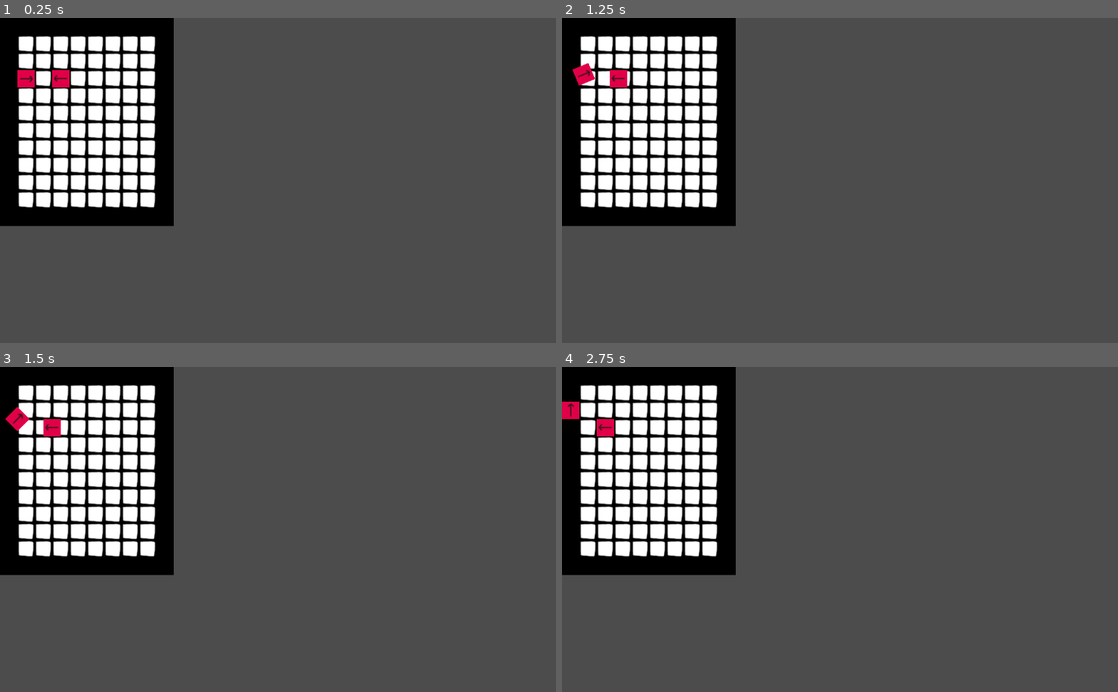
Above: before the commit, frames 1-4 (two rows, left to right).
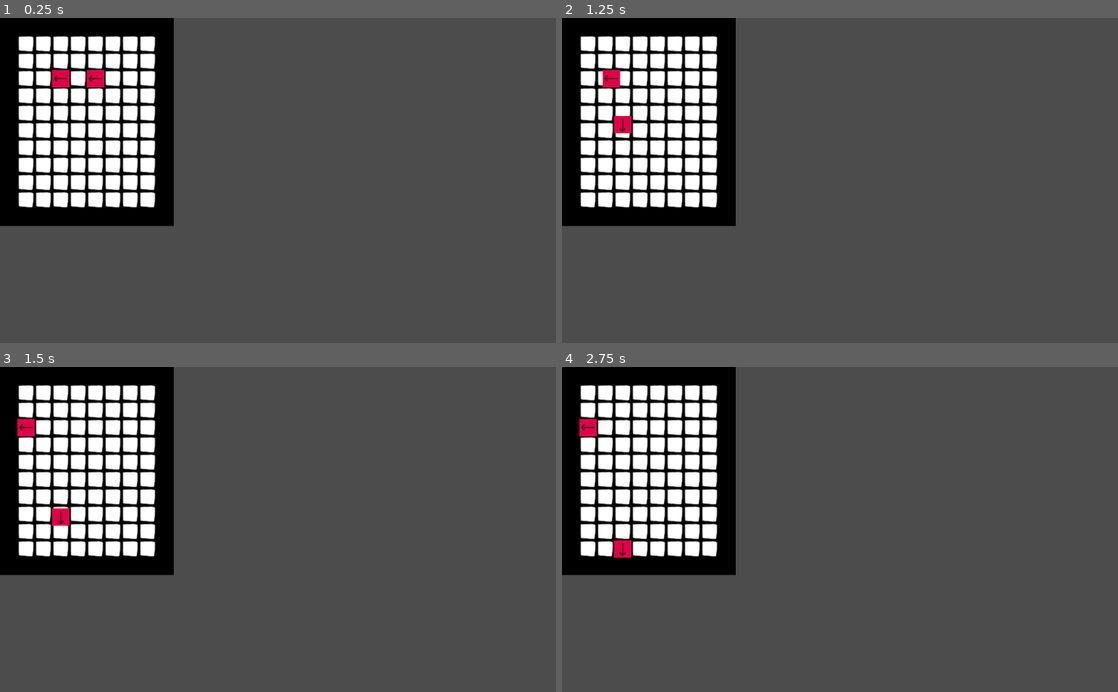
Above: after the commit, the same moments.

Repository: Denomycor/GSD1
Game: Godot game, scene res://source/board/Board.tscn
The game is run twice, just before and just after one commit, with the same random seed, the same clock (stepped at 60 frames per second) and the same inputs. The project has no main scene, so this scene is started directly.
Inputs:
- Up to frame 1 (0.25 s): no input
- Up to frame 2 (1.25 s): tap Enter at 0.5 s
- Up to frame 3 (1.5 s): no input
- Up to frame 4 (2.75 s): no input

The runs differ from the first frame. In frame 1, 0.3% of the frame differs, in the area x 3-19%, y 16-22%; in frame 2, 0.5%; in frame 3, 0.6%; in frame 4, 0.7%, in the area x 0-13%, y 10-59%.

Commit message:
Fixed board bug

Diff:
--- a/project.godot
+++ b/project.godot
@@ -53,6 +53,10 @@
 config/name="GSD1"
 config/icon="res://icon.png"
 
+[debug]
+
+gdscript/warnings/shadowed_variable=false
+
 [physics]
 
 common/enable_pause_aware_picking=true
--- a/source/board/Board.gd
+++ b/source/board/Board.gd
@@ -10,14 +10,14 @@
 var pieces
 var subs
 var format
-const play_speed := 1
+const play_speed := 0.1
 var piece_id_count := 0 # limit 9223372036854775807
 
 func _ready():
 
-	$Timer.wait_time = play_speed*10
+	$Timer.wait_time = play_speed
 	init([
-	"weeeeeeeeeee",
+	"wwwwwwwwwwww",
 	"weeeeeeeeeew",
 	"weeeeeeeeeew",
 	"weeeeeeeeeew",
@@ -31,13 +31,13 @@
 
 	var piece_scene := preload("res://source/pieces/Piece.tscn")
 
-	var piece = add_piece(piece_scene, Vector2(3,3), 0, Vector2.LEFT)
-	var piece2 = add_piece(piece_scene, Vector2(1,3), 0, Vector2.RIGHT)
+	var piece = add_piece(piece_scene, Vector2(5,3), 0, Vector2.LEFT)
+	var piece2 = add_piece(piece_scene, Vector2(3,3), 0, Vector2.LEFT)
 	#var piece3 = add_piece(piece_scene, Vector2(3,8), 0, Vector2.UP)
 	#var piece4 = add_piece(piece_scene, Vector2(1,1), 0, Vector2.DOWN)
 
 	piece.add_tag_moving(10, Vector2.LEFT)
-	piece2.add_tag_moving(10, Vector2.RIGHT)
+	piece2.add_tag_moving(10, Vector2.LEFT)
 	#piece3.add_tag_moving(10, Vector2.UP)
 	#piece4.add_tag_moving(10, Vector2.DOWN)
 
@@ -86,7 +86,6 @@
 
 	if already_added:
 		piece.update_subs_table()
-	print("processed: "+String(piece.id))
 
 
 func process_effects(piece, move_list, next_list, immediate_list):
@@ -122,10 +121,8 @@
 
 		move_list = next_list
 		next_list = []
-		yield()#temp
 		$Timer.start()
 		yield($Timer, "timeout")
-		print("---------------------------------")
 
 	print_debug("finished")
 
--- a/source/pieces/Piece.gd
+++ b/source/pieces/Piece.gd
@@ -29,8 +29,8 @@
 	self.effect = no_effect.new()
 	self.effect.init(self, 1)
 
-	self.boardPos = boardPos
-	self.position = board.grid.map_to_world(boardPos)
+	self.boardPos = boardPos.round()
+	self.position = board.grid.map_to_world(self.boardPos)
 	self.team = team
 	self.board = board
 	self.direction = direction
@@ -43,6 +43,7 @@
 
 
 # add tag moving
+# warning-ignore:shadowed_variable
 func add_tag_moving(moves, direction):
 	tag_list[tags.MOVING] = [moves, direction]
 	return self
@@ -56,42 +57,31 @@
 
 # move piece 1 cell and update moving state
 func move():
-	print("Moving:")
-	print(String(id)+" from "+String(boardPos))
 	boardPos += tag_list[tags.MOVING][1]
-	print(String(id)+" to "+String(boardPos))
 	if tag_list[tags.MOVING][0] > 1:
 		tag_list[tags.MOVING][0] -= 1
 	else:
 		tag_list.erase(tags.MOVING)
+	boardPos = boardPos.round()
 	$Tween.interpolate_property(self, "position", position, board.grid.map_to_world(boardPos), play_speed)
-	if id==1:#temp
-		print("here")
-		print(boardPos)
-		print(boardPos.is_equal_approx(Vector2(1,2)), boardPos.x == Vector2(1,2).x, boardPos.y == Vector2(1,2).y)
-		print(board.grid.map_to_world(boardPos))
-		print(board.grid.map_to_world(Vector2(1,2)))
 	$Tween.start()
 
 
 # rotate cell and update rotating state
 func rotate2():
-	print("Rotating:")
-	print(String(id)+" from "+String(tag_list[tags.MOVING][1]))
 	var angle = tag_list[tags.ROTATING]
 	direction = direction.rotated(angle)
 	if tag_list.has(tags.MOVING):
 		tag_list[tags.MOVING][1] = tag_list[tags.MOVING][1].rotated(angle)
 	tag_list.erase(tags.ROTATING)
 
-	print(String(id)+" to "+String(tag_list[tags.MOVING][1]))
 	$Tween.interpolate_property($Sprite, "rotation", $Sprite.rotation, $Sprite.rotation+angle, play_speed)
 	$Tween.start()
 
 
 # checks if next position on movement is clear
 func avaiable_move():
-	return board.empty_pos(boardPos + tag_list[tags.MOVING][1])
+	return board.empty_pos((boardPos + tag_list[tags.MOVING][1]).round())
 
 
 # checks if to make one move, another piece's movement needs to be processed first
--- a/source/pieces/Piece.tscn
+++ b/source/pieces/Piece.tscn
@@ -4,7 +4,7 @@
 [ext_resource path="res://assets/red2.png" type="Texture" id=2]
 
 [node name="Piece" type="Position2D"]
-position = Vector2( 528, 279 )
+position = Vector2( 528, 272 )
 script = ExtResource( 1 )
 
 [node name="Sprite" type="Sprite" parent="."]
